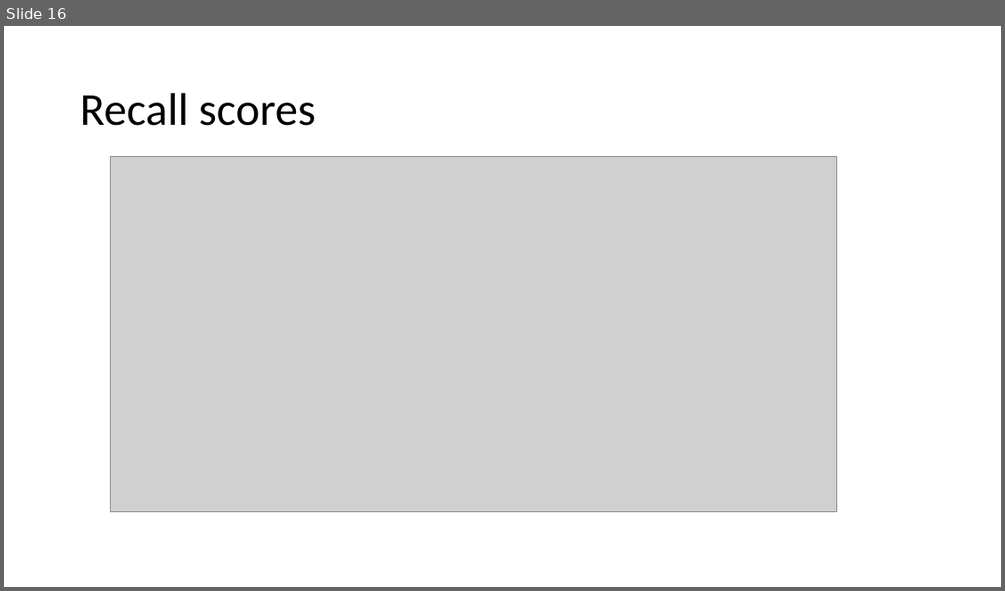
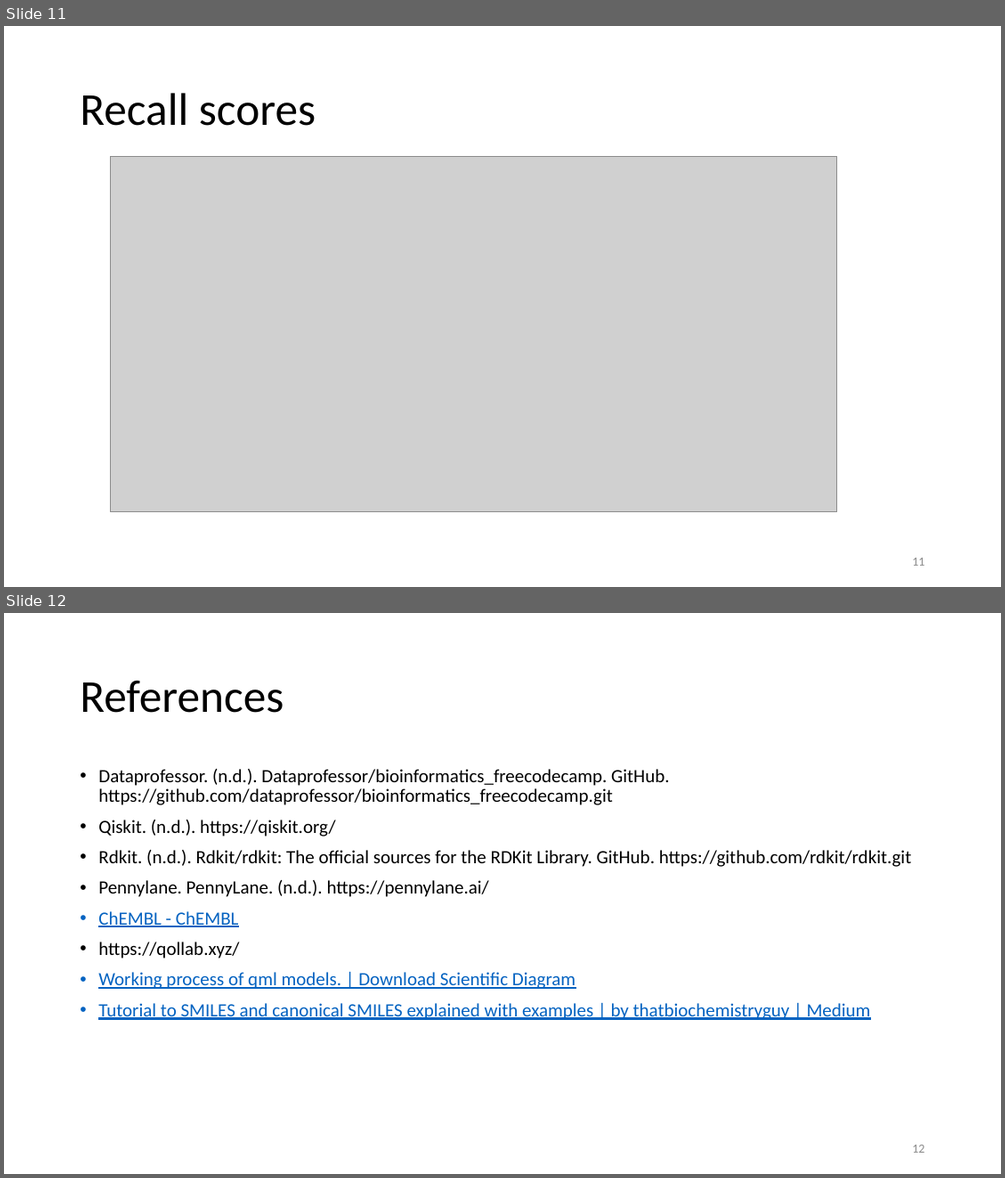
Before and after one commit to GB102/QLINK_drug_potency, a slide deck: Results_Presentation.pptx. Shown one above the other, each under a label of ours: slide 16 before the commit, slides 11 and 12 after it. The pictures are 1005x591 and 1005x1178 pixels, drawn with LibreOffice and Linux fonts; fonts in the diff are those of the drawing; grey boxes stand for pictures. Boxes give left, top, right and bottom in pixels: in the first picture for what was removed or moved away, otherwise in the second. Text is boxed around its words. In the diff, an @@ line names an element or a change of style, - is before the commit and + after.

```diff
--- a/Results_Presentation.pptx
+++ b/Results_Presentation.pptx
@@ slide 12 added at bbox=[4, 613, 1001, 1174], background #FFFFFF @@
@@ title added at bbox=[80, 680, 283, 713], 44 pt, text #000000 @@
+References
@@ text added at bbox=[98, 769, 912, 1020], 18 pt, text #000000 @@
+• Dataprofessor. (n.d.). Dataprofessor/bioinformatics_freecodecamp. GitHub. https://github.com/dataprofessor/bioinformatics_freecodecamp.git
+• Qiskit. (n.d.). https://qiskit.org/
+• Rdkit. (n.d.). Rdkit/rdkit: The official sources for the RDKit Library. GitHub. https://github.com/rdkit/rdkit.git
+• Pennylane. PennyLane. (n.d.). https://pennylane.ai/
+• ChEMBL - ChEMBL
+• https://qollab.xyz/
+• Working process of qml models. | Download Scientific Diagram
+• Tutorial to SMILES and canonical SMILES explained with examples | by thatbiochemistryguy | Medium
@@ page number added at bbox=[912, 1144, 924, 1152], 12 pt, text #8C8C8C @@
+12
@@ what was slide 16 is now slide 11 @@
@@ slide 11 changed as well @@
@@ page number added at bbox=[912, 557, 924, 565], 12 pt, text #8C8C8C @@
+11
```
Also in this commit, not shown: 14 other slides changed, 9 other slides added, 1 slide removed, 5 other files.
